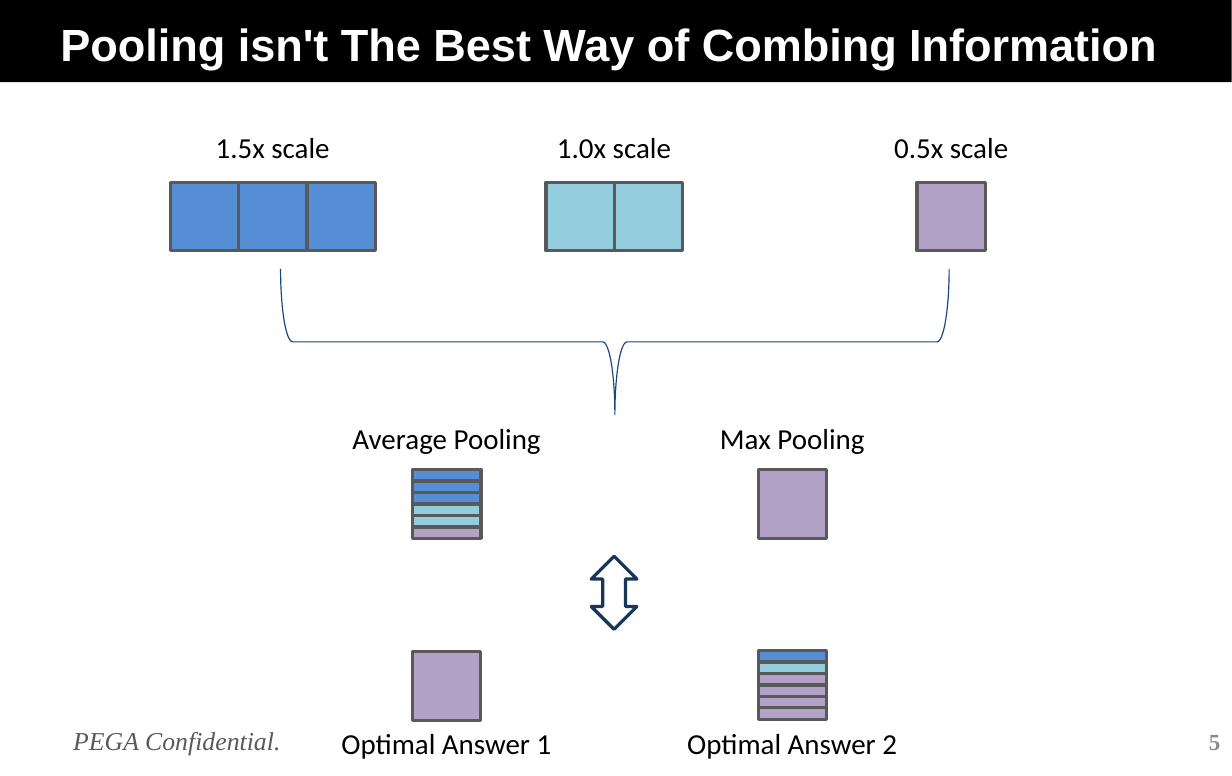
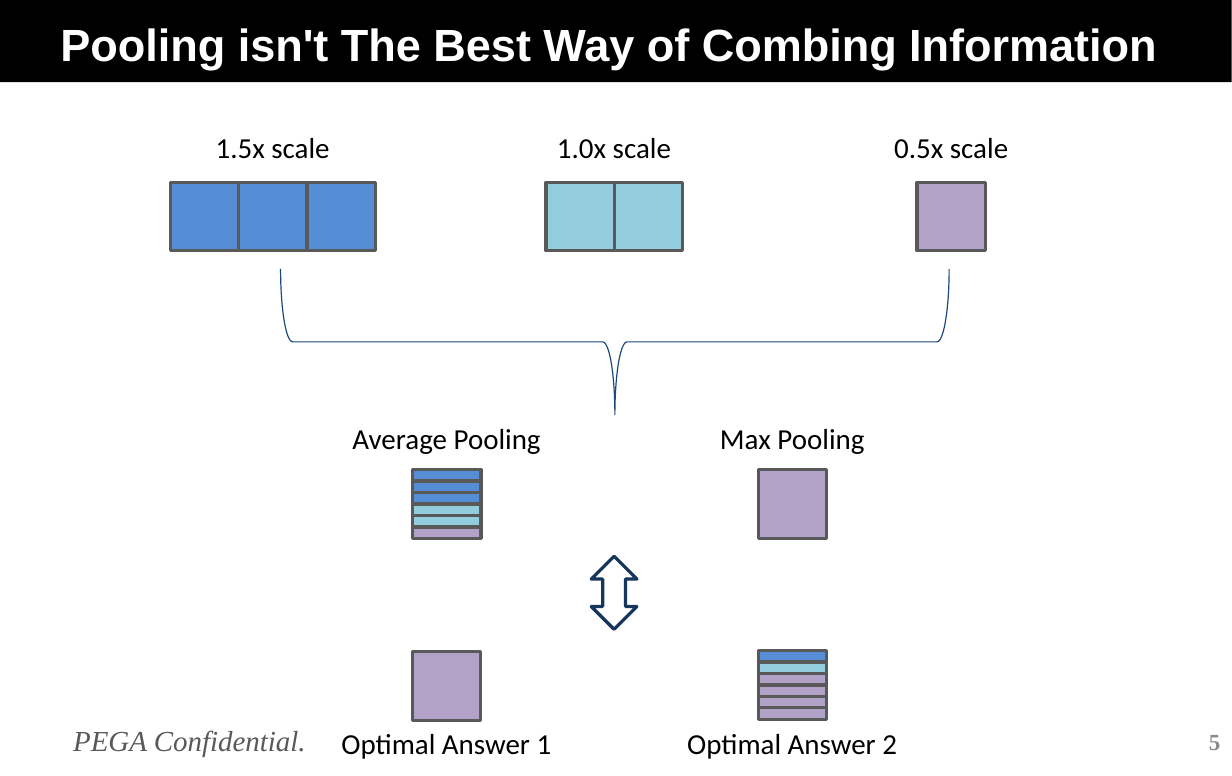
Before and after one commit to Timothy50506/Simple_LSTM_Demo, a slide deck: slide 5 of SW2_TN_HierachicalMultiScaleAttentionforSemantic_TimothyHuang_201020_V2.pptx. Drawn at 1232x776 pixels with LibreOffice and Linux fonts; fonts in the diff are those of the drawing. Boxes give left, top, right and bottom in pixels: in the first picture for what was removed or moved away, otherwise in the second. Text is boxed around its words. In the diff, an @@ line names an element or a change of style, - is before the commit and + after.

```diff
--- a/SW2_TN_HierachicalMultiScaleAttentionforSemantic_TimothyHuang_201020_V2.pptx
+++ b/SW2_TN_HierachicalMultiScaleAttentionforSemantic_TimothyHuang_201020_V2.pptx
@@ text "PEGA Confidential." at (73, 730, 306, 757): size 16.1 to 18 pt @@
```
Also in this commit, not shown: 11 other slides changed, 1 slide added.
